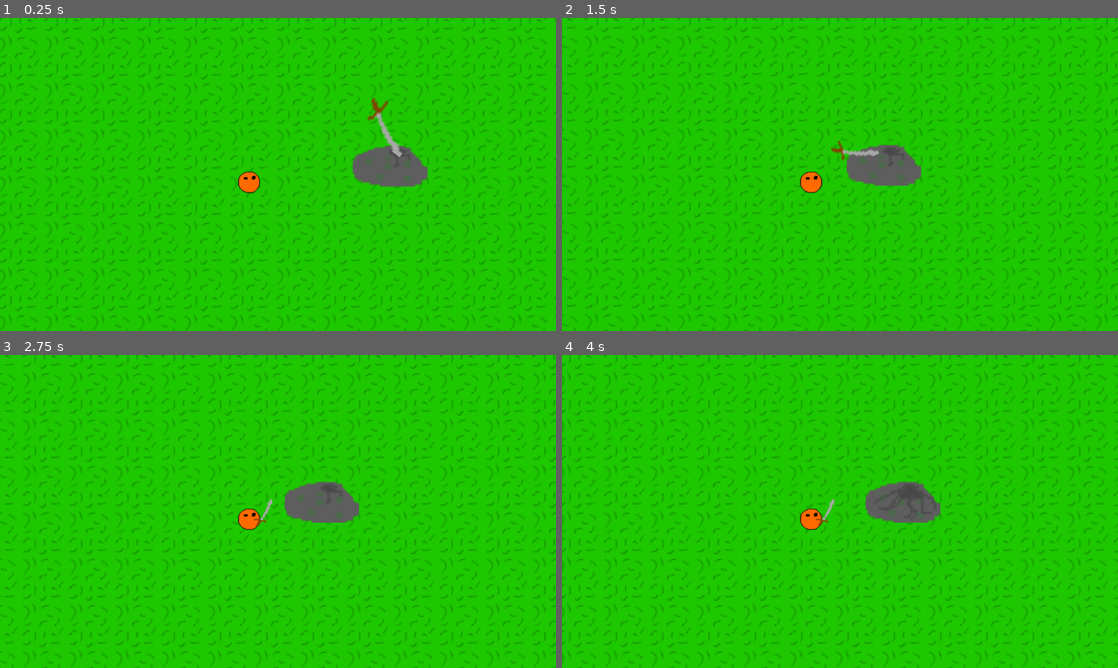
Above: before the commit, frames 1-4 (two rows, left to right).
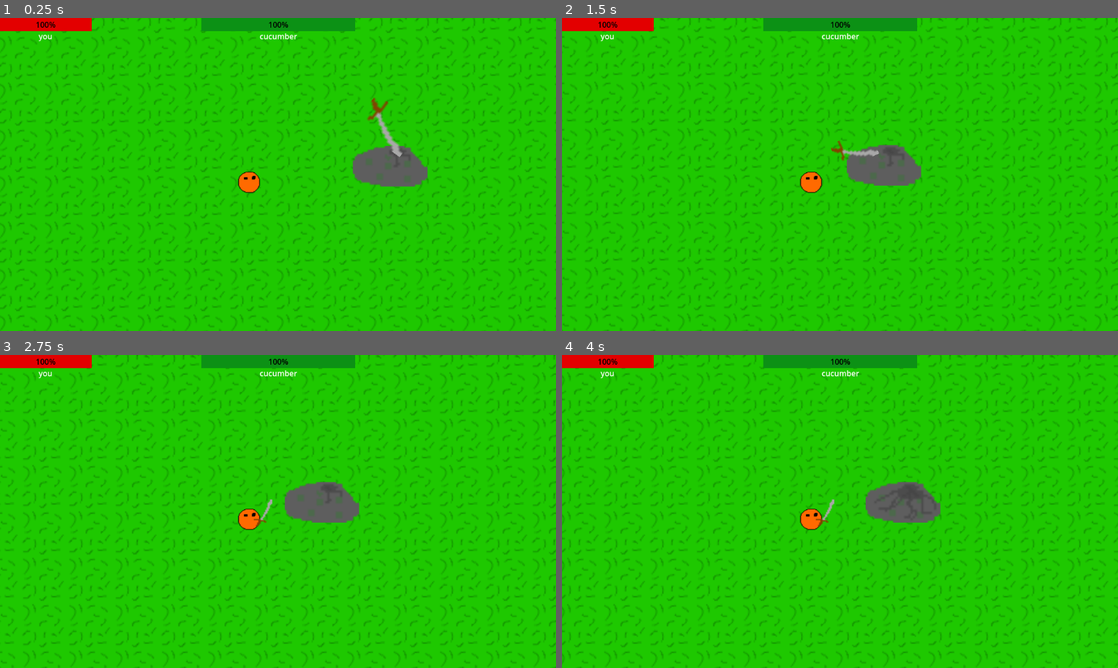
Above: after the commit, the same moments.

Repository: YCaTGameRT/SABox_World
Game: Godot game, scene res://scenes/from_scene1/cucumber-stone-battle.tscn
The game is run twice, just before and just after one commit, with the same random seed, the same clock (stepped at 60 frames per second) and the same inputs. This scene is started directly instead of the project's main scene.
Inputs:
- Up to frame 1 (0.25 s): no input
- Up to frame 2 (1.5 s): hold D (movement_right) 0.53-1.28 s; tap Space (play) at 0.6, 1.35 s; hold S (movement_down) from 1.28 s (still down)
- Up to frame 3 (2.75 s): release S (movement_down) at 2.03 s; hold D (movement_right) from 2.03 s (still down); tap Space (play) at 2.1 s
- Up to frame 4 (4 s): tap Enter at 2.75 s; release D (movement_right) at 2.78 s; hold W (movement_up) 2.78-3.53 s; tap Space (play) at 2.85, 3.5, 3.6 s; hold A (movement_left) from 3.53 s (still down)

The runs differ from the first frame. In frame 1, 1.9% of the frame differs, in the area x 0-64%, y 0-8%; in frame 2, 1.9%; in frame 3, 1.9%; in frame 4, 1.9%.

Commit message:
cb: added hp-bars

Diff:
--- a/scenes/from_scene1/cucumber-stone-battle.tscn
+++ b/scenes/from_scene1/cucumber-stone-battle.tscn
@@ -11,6 +11,28 @@
 [ext_resource type="Texture2D" uid="uid://c57ajyxg4fc2p" path="res://Sprites/cucumber-stone-battle/cucumber-stone_break_anim_3.png" id="8_72ymx"]
 [ext_resource type="Texture2D" uid="uid://b3i8imtqsxk8c" path="res://Sprites/arrow_button.png" id="9_cykbs"]
 [ext_resource type="Texture2D" uid="uid://cbyau71vmytg1" path="res://Sprites/cucumber-stone-battle/cucumber-stone_break_anim_2.png" id="9_inn0c"]
+
+[sub_resource type="StyleBoxFlat" id="StyleBoxFlat_cmatm"]
+bg_color = Color(0.117647, 0.337255, 0.215686, 1)
+
+[sub_resource type="StyleBoxFlat" id="StyleBoxFlat_k1lip"]
+bg_color = Color(0.0470588, 0.568627, 0.0823529, 1)
+
+[sub_resource type="Theme" id="Theme_jnf3u"]
+ProgressBar/colors/font_color = Color(0, 0, 0, 1)
+ProgressBar/styles/background = SubResource("StyleBoxFlat_cmatm")
+ProgressBar/styles/fill = SubResource("StyleBoxFlat_k1lip")
+
+[sub_resource type="StyleBoxFlat" id="StyleBoxFlat_6i4a4"]
+bg_color = Color(0.498039, 0, 0.0470588, 1)
+
+[sub_resource type="StyleBoxFlat" id="StyleBoxFlat_w2gmr"]
+bg_color = Color(0.890196, 0, 0, 1)
+
+[sub_resource type="Theme" id="Theme_evm7s"]
+ProgressBar/colors/font_color = Color(0, 0, 0, 1)
+ProgressBar/styles/background = SubResource("StyleBoxFlat_6i4a4")
+ProgressBar/styles/fill = SubResource("StyleBoxFlat_w2gmr")
 
 [sub_resource type="Animation" id="Animation_rplco"]
 resource_name = "cucumber_comes_animation"
@@ -711,6 +733,56 @@
 action = "movement_down"
 visibility_mode = 1
 
+[node name="cucumber_hp" type="ProgressBar" parent="CanvasLayer"]
+anchors_preset = 5
+anchor_left = 0.5
+anchor_right = 0.5
+offset_left = -159.5
+offset_right = 159.5
+offset_bottom = 27.0
+grow_horizontal = 2
+theme = SubResource("Theme_jnf3u")
+step = 1.0
+value = 100.0
+
+[node name="Label" type="Label" parent="CanvasLayer/cucumber_hp"]
+layout_mode = 1
+anchors_preset = 7
+anchor_left = 0.5
+anchor_top = 1.0
+anchor_right = 0.5
+anchor_bottom = 1.0
+offset_left = -39.0
+offset_top = -1.0
+offset_right = 39.0
+offset_bottom = 25.0
+grow_horizontal = 2
+grow_vertical = 0
+text = "cucumber"
+
+[node name="player_hp" type="ProgressBar" parent="CanvasLayer"]
+offset_right = 190.0
+offset_bottom = 27.0
+theme = SubResource("Theme_evm7s")
+step = 1.0
+value = 100.0
+
+[node name="Label" type="Label" parent="CanvasLayer/player_hp"]
+layout_mode = 1
+anchors_preset = 7
+anchor_left = 0.5
+anchor_top = 1.0
+anchor_right = 0.5
+anchor_bottom = 1.0
+offset_left = -39.0
+offset_top = -1.0
+offset_right = 39.0
+offset_bottom = 25.0
+grow_horizontal = 2
+grow_vertical = 0
+text = "you"
+horizontal_alignment = 1
+
 [node name="AnimationPlayer" type="AnimationPlayer" parent="."]
 libraries = {
 "": SubResource("AnimationLibrary_nk68q")
Not shown: 1 places in scenes/from_scene1/cucumber-stone-battle.tscn that only renumber resources
